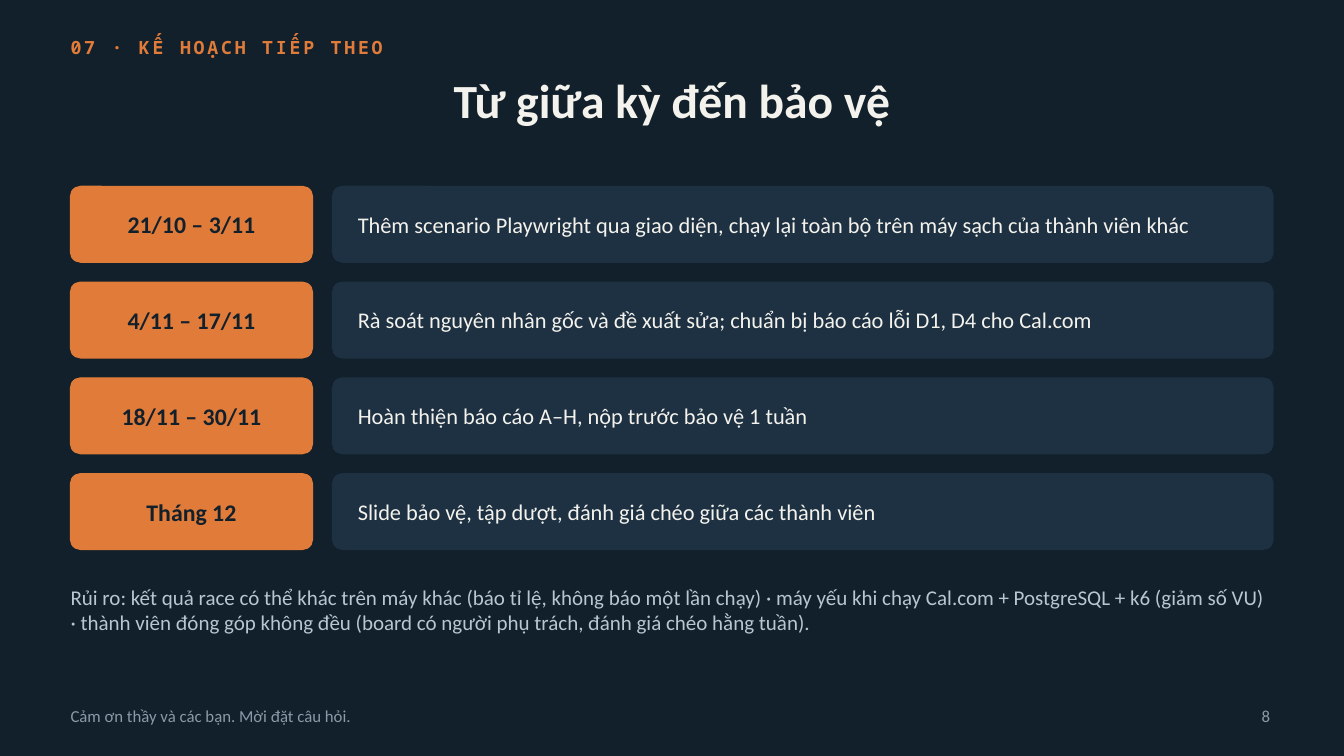
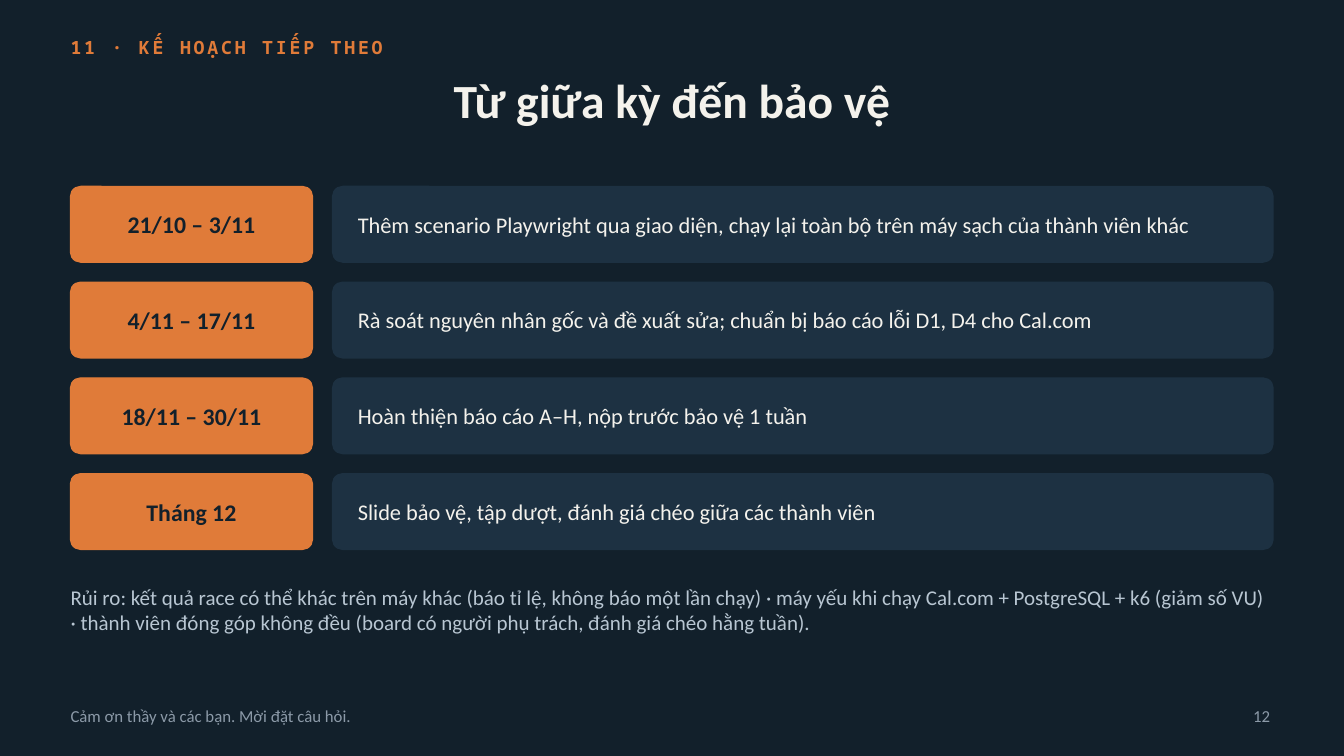
Before and after one commit to 2312741-sudo/kiem_thu_pm, a slide deck: slide 12 of docs/BAO_CAO_GIUA_KY_R05-K15.pptx (slide 8 before the commit). Drawn at 1344x756 pixels with LibreOffice and Linux fonts; fonts in the diff are those of the drawing. Boxes give left, top, right and bottom in pixels: in the first picture for what was removed or moved away, otherwise in the second. Text is boxed around its words. In the diff, an @@ line names an element or a change of style, - is before the commit and + after.

```diff
--- a/docs/BAO_CAO_GIUA_KY_R05-K15.pptx
+++ b/docs/BAO_CAO_GIUA_KY_R05-K15.pptx
@@ text at [71, 37, 383, 58]: text changed @@
-07 · KẾ HOẠCH TIẾP THEO
+11 · KẾ HOẠCH TIẾP THEO
@@ page number at [1253, 711, 1270, 722]: text changed @@
-8
+12
```
Also in this commit, not shown: 3 other slides changed, 5 slides added, 1 slide removed, 5 other files.
